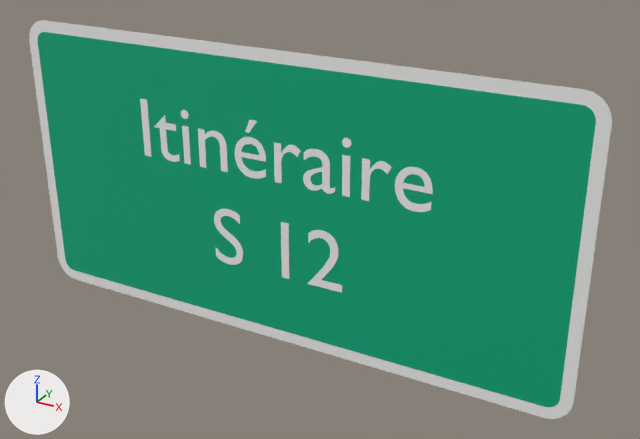
The glTF model panneaux/06_D_direction/D74a.glb as it was, and as the next commit left it.
Before and after are seen from a 50 mm lens placed at (0.695, -1.117, 0.549), pointed at (0.067, 0.025, -0.022). The axes (+X, +Y, +Z) are drawn at lower left. The lights are the same throughout. The older version comes first. Where no turn or scale is listed for an object, it has been applied to the vertices. Vertices at exactly the same position are counted once.

Before the edit, the objects in view are built like this:
```python
me_fond_031 = bpy.data.meshes.new('fond.031')
me_fond_031.from_pydata(...)  # 48 vertices, 92 faces; spans x -0.48..0.48, y 0.0, z -0.23..0.23
me_fond_031.materials.append(mat_vert_panneau)  # green #00aa7c
me_t_055 = bpy.data.meshes.new('t.055')
me_t_055.from_pydata(...)  # 1418 vertices, 2796 faces; spans x -0.26..0.266, y 0.0, z -0.045..0.056
me_t_055.materials.append(mat_blanc_retro)  # white #f3f3f1
me_t_056 = bpy.data.meshes.new('t.056')
me_t_056.from_pydata(...)  # 430 vertices, 848 faces; spans x -0.121..0.122, y 0.0, z -0.045..0.057
me_t_056.materials.append(mat_blanc_retro)  # white #f3f3f1
ob_d74a_fond01 = bpy.data.objects.new('D74a_fond01', me_fond_031)
ob_d74a_fond01.location = (0.0, -0.002, 0.0)
ob_d74a_txt02 = bpy.data.objects.new('D74a_txt02', me_t_055)
ob_d74a_txt02.location = (0.0, -0.002, 0.083)
ob_d74a_txt03 = bpy.data.objects.new('D74a_txt03', me_t_056)
ob_d74a_txt03.location = (0.0, -0.003, -0.083)
# also in view: 'D74a_cadre00' at (0.0, -0.002, 0.0)
```
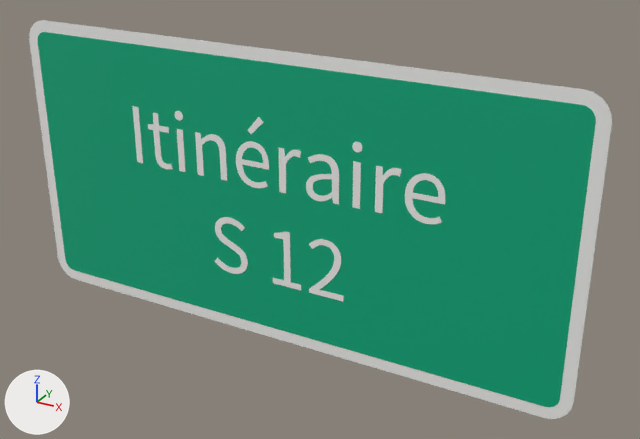
Changed parts and their boxes (x1, y1, x2, y2) in the pictures (640 x 439 px; the box of a moved part takes in the faces that stretch with it):
'D74a_txt02', reshaped (7% wider)
    before: (140, 99, 433, 212)
    after: (132, 106, 445, 224)
'D74a_txt03', reshaped
    before: (214, 209, 342, 293)
    after: (215, 217, 344, 302)
part 1 of me_t_055, added
    after: (352, 161, 361, 209)
part 2 of me_t_055, moved or reshaped
    before: (342, 138, 351, 148)
    after: (352, 142, 362, 152)
part 3 of me_t_055, added
    after: (177, 129, 186, 172)
part 4 of me_t_055, added
    after: (132, 106, 143, 163)
part 5 of me_t_055, rebuilt (6% wider, 12% taller)
    before: (235, 137, 266, 179)
    after: (236, 141, 269, 188)
part 6 of me_t_055, rebuilt (19% taller)
    before: (154, 115, 180, 162)
    after: (148, 113, 173, 169)
part 7 of me_t_055, rebuilt (6% wider, 14% taller)
    before: (198, 129, 228, 172)
    after: (195, 132, 227, 181)
part 8 of me_t_055, rebuilt (16% narrower, 9% taller)
    before: (361, 158, 392, 201)
    after: (375, 166, 401, 213)
part 9 of me_t_055, rebuilt (23% wider, 29% taller)
    before: (245, 120, 257, 133)
    after: (248, 117, 263, 134)
part 10 of me_t_055, deleted
    before: (140, 99, 152, 157)
part 11 of me_t_055, deleted
    before: (182, 126, 191, 165)
part 12 of me_t_055, deleted
    before: (342, 155, 350, 197)
part 13 of me_t_055, moved or reshaped
    before: (274, 142, 335, 194)
    after: (279, 148, 339, 204)
part 14 of me_t_055, moved or reshaped
    before: (395, 167, 433, 212)
    after: (405, 173, 445, 224)
part 15 of me_t_055, moved or reshaped
    before: (181, 110, 189, 119)
    after: (175, 111, 183, 121)
part 16 of me_t_056, added
    after: (273, 232, 301, 290)
part 17 of me_t_056, moved or reshaped
    before: (214, 209, 243, 265)
    after: (215, 217, 248, 274)
part 18 of me_t_056, moved or reshaped
    before: (281, 222, 342, 293)
    after: (309, 239, 344, 302)

The change in detail:
me_t_055 is used by ob_d74a_txt02; location (0.0, -0.002, 0.083).
me_t_055 had 1418 vertices, 2796 faces and spanned x -0.26..0.266, y 0.0, z -0.045..0.056.
me_t_055 now has 1374 vertices, 2708 faces and spans x -0.278..0.286, y 0.0, z -0.061..0.059.
me_t_055 part 1: a new loose piece, a box spanning x 0.13827..0.15082, y -0.0002..0.0002, z -0.05948..0.0146, in mat_blanc_retro (white #f3f3f1).
me_t_055 part 2: the loose piece of 96 vertices spanning x 0.119..0.135, y 0.0, z 0.034..0.05 is turned 90 degrees about the y axis through its middle and scaled by 1.07, then moved by (0.018, 0.0, -0.004).
me_t_055 part 3: a new loose piece, a box spanning x -0.18779..-0.17524, y -0.0002..0.0002, z -0.05948..0.0146, in mat_blanc_retro (white #f3f3f1).
me_t_055 part 4: a new loose piece, a box spanning x -0.27797..-0.26542, y -0.0002..0.0002, z -0.05948..0.04052, in mat_blanc_retro (white #f3f3f1).
me_t_055 part 5: the loose piece of 198 vertices spanning x -0.074..-0.015, y 0.0, z -0.045..0.023 is rebuilt with 222 vertices and now spans x -0.073..-0.01, y 0.0, z -0.061..0.017.
me_t_055 part 6: the loose piece of 116 vertices spanning x -0.234..-0.186, y 0.0, z -0.045..0.035 is rebuilt with 120 vertices and now spans x -0.248..-0.202, y 0.0, z -0.061..0.035.
me_t_055 part 7: the loose piece of 114 vertices spanning x -0.145..-0.089, y 0.0, z -0.044..0.023 is rebuilt with 114 vertices and now spans x -0.15..-0.091, y 0.0, z -0.059..0.017.
me_t_055 part 8: the loose piece of 110 vertices spanning x 0.153..0.201, y 0.0, z -0.044..0.023 is rebuilt with 110 vertices and now spans x 0.176..0.216, y 0.0, z -0.059..0.017.
me_t_055 part 9: the loose piece of 8 vertices spanning x -0.053..-0.029, y 0.0, z 0.03..0.052 is rebuilt with 8 vertices and now spans x -0.048..-0.018, y 0.0, z 0.028..0.059.
me_t_055 part 10: the loose piece of 8 vertices spanning x -0.26..-0.246, y 0.0, z -0.044..0.056 is deleted.
me_t_055 part 11: the loose piece of 8 vertices spanning x -0.176..-0.163, y 0.0, z -0.044..0.022 is deleted.
me_t_055 part 12: the loose piece of 8 vertices spanning x 0.12..0.133, y 0.0, z -0.044..0.022 is deleted.
me_t_055 part 13: 1 vertex moved within x 0.04, y 0.0, z 0.005; 450 vertices removed from x 0.0..0.108, y 0.0, z -0.045..0.023; 354 vertices added at x 0.009..0.115, y 0.0, z -0.061..0.017.
me_t_055 part 14: 194 vertices removed from x 0.207..0.266, y 0.0, z -0.045..0.023; 218 vertices added at x 0.223..0.286, y 0.0, z -0.061..0.016.
me_t_055 part 15: 94 vertices removed from x -0.177..-0.162, y 0.0, z 0.034..0.05; 94 vertices added at x -0.19..-0.173, y 0.0, z 0.03..0.046.
me_t_056 is used by ob_d74a_txt03; location (0.0, -0.003, -0.083).
me_t_056 had 430 vertices, 848 faces and spanned x -0.121..0.122, y 0.0, z -0.045..0.057.
me_t_056 now has 518 vertices, 1024 faces and spans x -0.125..0.125, y 0.0, z -0.061..0.042.
me_t_056 part 16: a new loose piece of 44 vertices spanning x -0.008..0.047, y 0.0, z -0.059..0.041, in mat_blanc_retro (white #f3f3f1).
me_t_056 part 17: 242 vertices removed from x -0.121..-0.065, y 0.0, z -0.045..0.057; 294 vertices added at x -0.125..-0.056, y 0.0, z -0.061..0.042.
me_t_056 part 18: 184 vertices removed from x 0.01..0.122, y 0.0, z -0.044..0.057; 176 vertices added at x 0.061..0.125, y 0.0, z -0.059..0.042.
